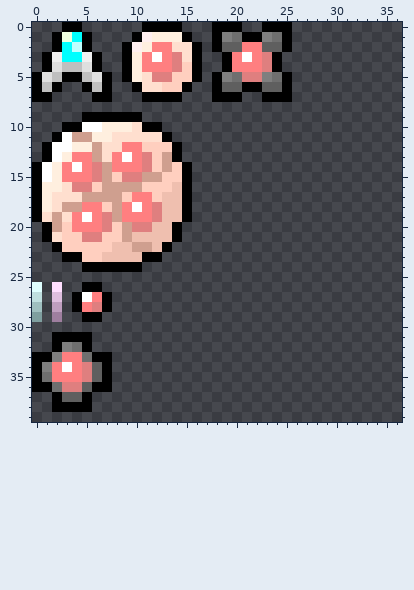
Pixel-art sprite: texture.png. Above: the version before the commit.
The file is 64x64 pixels. Pixels under 10% opacity are left out. Shown: x 0..36, y 0..39.
After:
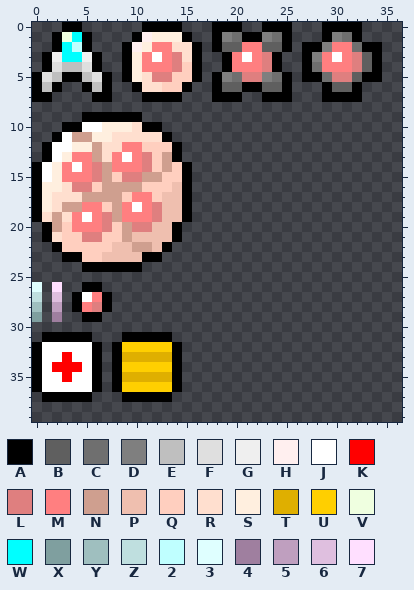
Palette (. is transparent): A #000000  B #5f5f5f  C #6f6f6f  D #7f7f7f  E #bfbfbf  F #dfdfdf  G #efefef  H #ffefef  J #ffffff  K #ff0000  L #df7f7f  M #ff7f80  N #cf9f8f  P #efbfaf  Q #ffcfbf  R #ffdfcf  S #ffefdf  T #dfaf00  U #ffcf00  V #efffe0  W #00ffff  X #7f9f9f  Y #9fbfbf  Z #bfdfdf  2 #bfffff  3 #dfffff  4 #9f7f9f  5 #bf9fbf  6 #dfbfdf  7 #ffdfff
From old to new:
y 0: x 29..32 .... -> AAAA
y 1: x 29..32 .... -> ADCA
y 2: x 27..34 ........ -> AADMMCAA
y 3: x 27..34 ........ -> ADMJMLBA
y 4: x 27..34 ........ -> ACMMMLBA
y 5: x 27..34 ........ -> AACLLBAA
y 6: x 29..32 .... -> ABBA
y 7: x 29..32 .... -> AAAA
y 31: x 1 . -> A; x 9..13 ..... -> AAAAA
y 32: x 0..6 ..ADCA. -> AJJJJJA; x 8..14 ....... -> AUUUUUA
y 33: x 1..5 ADMMC -> JJKJJ; x 7..14 A....... -> .ATTTTTA
y 34: x 1..14 DMJMLBA....... -> JKKKJA.AUUUUUA
y 35: x 1..14 CMMMLBA....... -> JJKJJA.ATTTTTA
y 36: x 1..5 ACLLB -> JJJJJ; x 7..14 A....... -> .AUUUUUA
y 37: x 1 . -> A; x 3..4 BB -> AA; x 9..13 ..... -> AAAAA
y 38: x 2..5 AAAA -> ....
Where, in picture pixels (left, top, right, bottom), the same in both pictures:
added: (302, 22, 382, 102)
changed: (32, 332, 182, 412)
